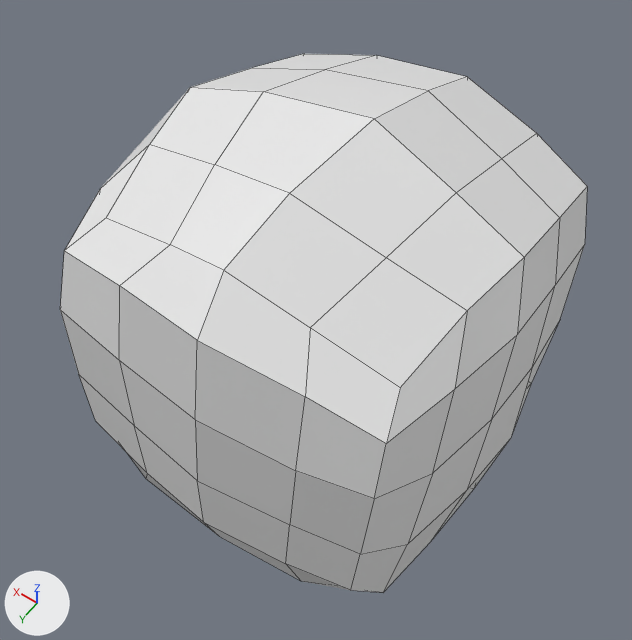
The FBX model Assets/hairAfro.fbx as it was, and as the next commit left it.
Both versions are drawn from a 50 mm camera at (-0.531, 0.786, 1.296) aimed at (-0.012, 0.059, 0.153). The lights are fixed; the arrows at lower left show +X, +Y and +Z. Mesh edges are drawn as thin lines.
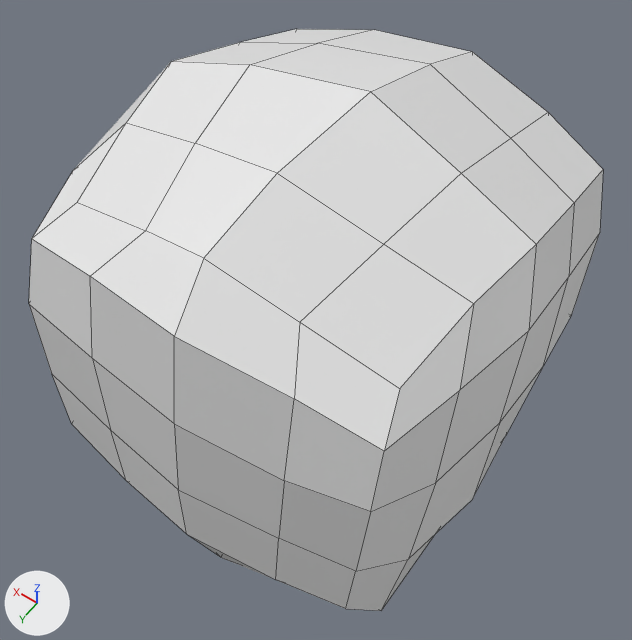
Pixel boxes (x1, y1, x2, y2) of what changed, in the pictures (632 x 640 px; the box of a moved part takes in the faces that stretch with it):
'Cube.001', reshaped, moved, rescaled (9% wider, 8% taller)
    before: (60, 54, 587, 593)
    after: (29, 29, 603, 611)
part 1 of me_cube, moved or reshaped
    before: (126, 322, 559, 593)
    after: (187, 368, 542, 608)

What changed in the scene script:
```text
Change me_cube:
    used by ob_cube_001; location = (-0.027, 0.071, 0.172); rotation_euler = (0.275, 0.0, 0.0), in degrees (16, 0, 0); scale = (0.319, 0.319, 0.319)
    remove me_cube.from_pydata(...)  # 98 vertices, 96 faces; spans x -1.03..1.19, y -1.25..1.01, z -1.09..1.16
    add me_cube.from_pydata(...)  # 94 vertices, 96 faces; spans x -1.01..1.18, y -1.25..1.01, z -1.33..1.16
    me_cube part 1
    8 vertices are removed from x -0.95..1.11, y -1.03..0.0, z -1.02..-0.79
    18 faces are deleted
    7 vertices move from x -1.03..1.19, y -1.02..0.67, z -1.09..-0.49 to x -0.95..1.11, y -1.02..0.5, z -1.33..-0.49
    4 vertices are added at (-0.3, -0.68, -0.74), (0.51, -0.72, -0.69), (-0.94, -0.16, -0.63), (1.11, -0.15, -0.66)
    18 new faces join them
Change ob_cube_001:
    ob_cube_001.location: (-0.027, 0.071, 0.172) -> (-0.027, 0.091, 0.205)
    ob_cube_001.scale: (0.319, 0.319, 0.319) -> (0.337, 0.337, 0.337)
```
